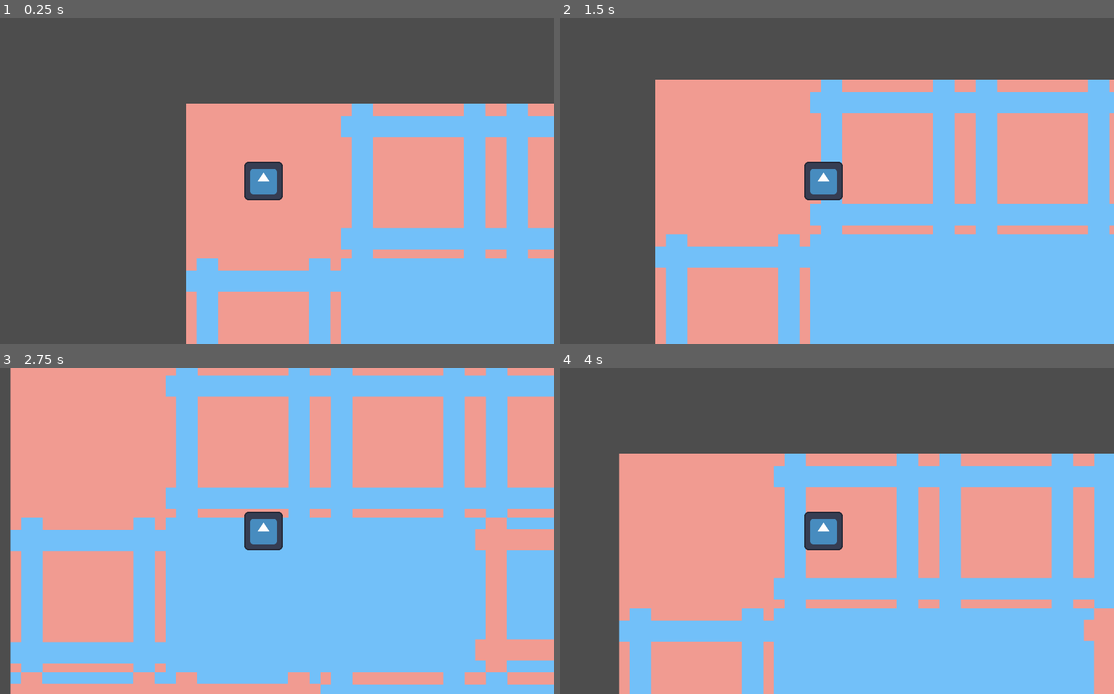
Above: before the commit, frames 1-4 (two rows, left to right).
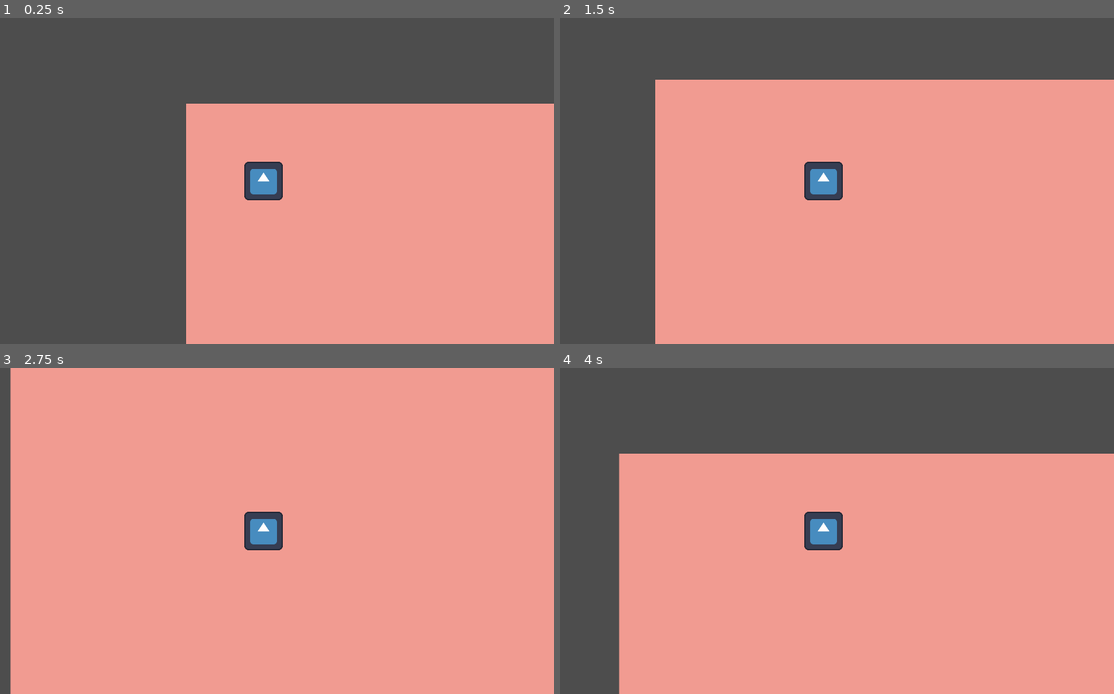
Above: after the commit, the same moments.

Repository: AnselmeDonato/hello_godot
Game: Godot game, scene res://main.tscn
Two runs of this game, one before a commit and one after it. Both use one fixed random seed, a clock stepped at 60 frames per second and the inputs below. The engine's default icon, where the game draws it, is replaced by a stand-in: a white triangle on a blue panel in a dark square.
Inputs:
- Up to frame 1 (0.25 s): no input
- Up to frame 2 (1.5 s): tap Enter at 0.5 s; hold D (right) 0.53-1.28 s; hold S (down) from 1.28 s (still down)
- Up to frame 3 (2.75 s): release S (down) at 2.03 s; hold D (right) from 2.03 s (still down)
- Up to frame 4 (4 s): release D (right) at 2.78 s; hold W (up) 2.78-3.53 s; hold A (left) from 3.53 s (still down)

The runs differ from the first frame. In frame 1, 23% of the frame differs, in the area x 33-100%, y 26-100%; in frame 2, 35%; in frame 3, 55%, in the area x 1-100%, y 0-100%; in frame 4, 33%.

Commit message:
dirty, but looks like constraints work (even though they are too strong)

Diff:
--- a/level/assets/tiles_rules.json
+++ b/level/assets/tiles_rules.json
@@ -2,37 +2,37 @@
   "b": {
     "texture_name": "b.png",
     "possible_neighbors": {
-      "up": {"b": 1, "r_4b": 1},
-      "down": {"b": 1, "r_4b": 1},
-      "left": {"b": 1, "r_4b": 1},
-      "right": {"b": 1, "r_4b": 1}
+      "pos_x": {"b": 1, "r_4b": 1},
+      "neg_x": {"b": 1, "r_4b": 1},
+      "pos_y": {"b": 1, "r_4b": 1},
+      "neg_y": {"b": 1, "r_4b": 1}
     }
   },
   "b_4r": {
     "texture_name": "b_4r.png",
     "possible_neighbors": {
-      "up": {"r": 1},
-      "down": {"r": 1},
-      "left": {"r": 1},
-      "right": {"r": 1}
+      "pos_x": {"r": 1},
+      "neg_x": {"r": 1},
+      "pos_y": {"r": 1},
+      "neg_y": {"r": 1}
     }
   },
   "r": {
     "texture_name": "r.png",
     "possible_neighbors": {
-      "up": {"r": 1, "b_4r": 1},
-      "down": {"r": 1, "b_4r": 1},
-      "left": {"r": 1, "b_4r": 1},
-      "right": {"r": 1, "b_4r": 1}
+      "pos_x": {"r": 1, "b_4r": 1},
+      "neg_x": {"r": 1, "b_4r": 1},
+      "pos_y": {"r": 1, "b_4r": 1},
+      "neg_y": {"r": 1, "b_4r": 1}
     }
   },
   "r_4b": {
     "texture_name": "r_4b.png",
     "possible_neighbors": {
-      "up": {"b": 1},
-      "down": {"b": 1},
-      "left": {"b": 1},
-      "right": {"b": 1}
+      "pos_x": {"b": 1},
+      "neg_x": {"b": 1},
+      "pos_y": {"b": 1},
+      "neg_y": {"b": 1}
     }
   }
 }
--- a/level/grid.gd
+++ b/level/grid.gd
@@ -43,8 +43,9 @@
 func collapse():
 	var failsafe = 0
 	while not is_collapsed():
-		var tile_to_collapse = get_smallest_entropy_tile()
-		tile_to_collapse.collapse()
+		var collapse_tile = get_smallest_entropy_tile()
+		collapse_tile.collapse()
+		propagate_collapse(collapse_tile)
 
 		# 97 To remove once done
 		failsafe += 1
@@ -52,41 +53,55 @@
 			print('HELP')
 			return 1
 
-# func propagate_collapse(from_tile):
-# 	var stack = []
-# 	stack.append(from_tile)
+func propagate_collapse(from_tile):
+	var stack = []
+	stack.append(from_tile)
 
-# 	while stack.size() > 0:
-# 		var tile = stack.pop_back()
+	while stack.size() > 0:
+		var tile = stack.pop_back()
 
-# 		var neighbors = neighboring_tiles(tile)
-# 		for neighbor in neighbors:
+		for neighbor in get_superposed_neighbors(tile):
+			var initial_possible_tiles_size = neighbor.possible_tiles.size()
+
+			for possible_tile in tile.possible_tiles.keys():
+				if neighbor.grid_position[0] > tile.grid_position[0]:
+					neighbor.check_possible_tiles_against_constraint(tiles_rules[possible_tile]['possible_neighbors']['pos_x'])
+				if neighbor.grid_position[0] < tile.grid_position[0]:
+					neighbor.check_possible_tiles_against_constraint(tiles_rules[possible_tile]['possible_neighbors']['neg_x'])
+				if neighbor.grid_position[1] > tile.grid_position[1]:
+					neighbor.check_possible_tiles_against_constraint(tiles_rules[possible_tile]['possible_neighbors']['pos_y'])
+				if neighbor.grid_position[1] > tile.grid_position[1]:
+					neighbor.check_possible_tiles_against_constraint(tiles_rules[possible_tile]['possible_neighbors']['neg_y'])
+
+			if neighbor.possible_tiles.size() != initial_possible_tiles_size:
+				stack.append(neighbor)
 
 
+func get_superposed_neighbors(from_tile):
+	var from_position = from_tile.grid_position
+	var superposed_neighbors = []
 
-# func neighboring_tiles(from_tile):
-# 	var from_tile_position = from_tile.grid_position
-# 	var neighbors = []
+	if from_position[0] > 0:
+		var neighbor = grid[from_position[1]][from_position[0] - 1]
+		if not neighbor.is_collapsed():
+			superposed_neighbors.append(neighbor)
 
-# 	if from_tile_position[0] > 0:
-# 		var neighbor = grid[from_tile_position[1]][from_tile_position[0] - 1]
-# 		if not neighbor.is_collapsed():
-# 			neighbors.append(neighbor)
+	if from_position[0] < GRID_DIMENSTION:
+		var neighbor = grid[from_position[1]][from_position[0] + 1]
+		if not neighbor.is_collapsed():
+			superposed_neighbors.append(neighbor)
 
-# 	if from_tile_position[0] < GRID_DIMENSTION:
-# 		var neighbor = grid[from_tile_position[1]][from_tile_position[0] + 1]
-# 		if not neighbor.is_collapsed():
-# 			neighbors.append(neighbor)
+	if from_position[1] > 0:
+		var neighbor = grid[from_position[1] - 1][from_position[0]]
+		if not neighbor.is_collapsed():
+			superposed_neighbors.append(neighbor)
 
-# 	if from_tile_position[1] > 0:
-# 		var neighbor = grid[from_tile_position[1] - 1][from_tile_position[0]]
-# 		if not neighbor.is_collapsed():
-# 			neighbors.append(neighbor)
+	if from_position[0] < GRID_DIMENSTION:
+		var neighbor = grid[from_position[1] + 1][from_position[0]]
+		if not neighbor.is_collapsed():
+			superposed_neighbors.append(neighbor)
 
-# 	if from_tile_position[0] < GRID_DIMENSTION:
-# 		var neighbor = grid[from_tile_position[1] + 1][from_tile_position[0]]
-# 		if not neighbor.is_collapsed():
-# 			neighbors.append(neighbor)
+	return superposed_neighbors
 
 func show():
 	for y in range(grid.size()):
@@ -107,6 +122,7 @@
 		for x in range(GRID_DIMENSTION):
 			var tile = tile_scene.instantiate()
 			tile.set_possible_tiles(all_possible_tiles)
+			tile.set_grid_position([x, y])
 			row.append(tile)
 
 		grid.append(row)
--- a/level/tile.gd
+++ b/level/tile.gd
@@ -5,7 +5,7 @@
 const ASSETS_PATH = "res://level/assets/"
 
 var possible_tiles = {}
-
+var grid_position = [-1, -1]
 # ================== Functions ================== #
 
 func is_collapsed():
@@ -17,6 +17,13 @@
 
 func get_entropy():
 	return possible_tiles.size()
+
+
+
+func check_possible_tiles_against_constraint(constraint: Dictionary):
+	for possible_tile in possible_tiles.keys():
+		if not constraint.has(possible_tile):
+			possible_tiles.erase(possible_tile)
 
 
 
@@ -35,6 +42,11 @@
 
 
 
+func set_grid_position(grid_position_: Array):
+	grid_position = grid_position_
+
+
+
 func collapse():
 	var rng = RandomNumberGenerator.new()
 	var possible = possible_tiles.keys()
